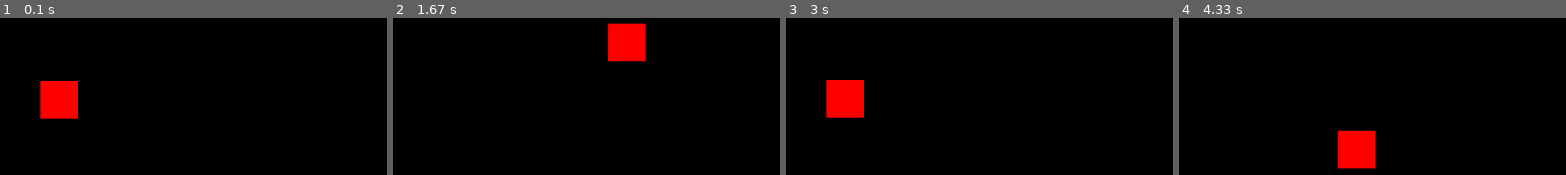
Above: before the commit, frames 1-4 (left to right).
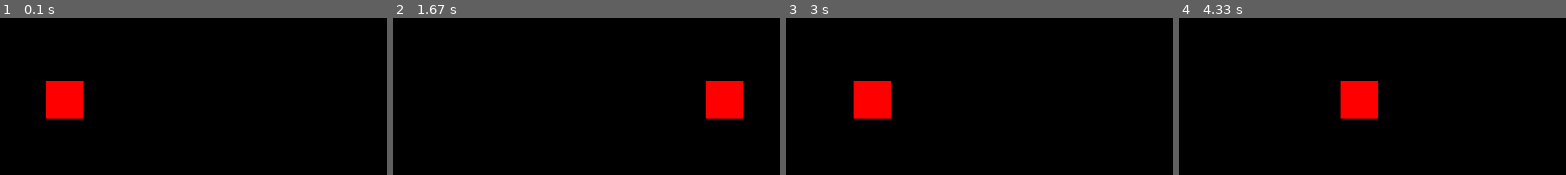
Above: after the commit, the same moments.

Repository: Equipe-Rocket-ES2024/PSA
Game: pygame game, started from main.py
Two runs of this game, one before a commit and one after it. Both use one fixed random seed, a clock stepped at 60 frames per second and the inputs below.
Inputs:
- Up to frame 1 (0.1 s): no input
- Up to frame 2 (1.67 s): hold Right 0.33-0.8 s; hold Up 0.83-1.13 s; hold Right 1.17-1.63 s
- Up to frame 3 (3 s): hold Left 1.67-2.2 s; hold Down 2.23-2.53 s; hold Left 2.57-2.97 s
- Up to frame 4 (4.33 s): hold Right 3.4-4.03 s; hold Down from 4.07 s (still down)

The runs differ from the first frame. In frame 1, 0.7% of the frame differs, in the area x 10-22%, y 40-65%; in frame 2, 4.7%, in the area x 55-91%, y 3-65%; in frame 3, 3.4%; in frame 4, 4.7%.

Commit message:
Fisica de movimentação.

Diff:
--- a/src/entities/spaceship/spaceship.py
+++ b/src/entities/spaceship/spaceship.py
@@ -8,20 +8,25 @@
 class Spaceship(Object):
 
     def __init__(self, screen: Surface, position: Vector) -> None:
+        super().__init__()
         self.pygame_engine = PygameEngine()
         self._screen: Surface = screen
         self._position = self.pygame_engine.default_position(18, 35)
         self._size = 2
-        self._speed = 10
         self.pixel_to_meters = 20
-        self._sprite = ""
+        self.spaceship_speed_default = 10
 
-    def move_spaceship(self, delta_time: int) -> None:
+    def move_spaceship(self) -> None:
         keys = self.pygame_engine.get_key_pressed()
-        self._position.x += (
-            keys[Keys.K_RIGHT.value] - keys[Keys.K_LEFT.value]) * self._speed * (delta_time / 1000)
-        self._position.y += (
-            keys[Keys.K_DOWN.value] - keys[Keys.K_UP.value]) * self._speed * (delta_time / 1000)
+        if keys[Keys.K_RIGHT.value]:
+            self._speed.x = self.spaceship_speed_default
+        elif keys[Keys.K_LEFT.value]:
+            self._speed.x = -self.spaceship_speed_default
+
+        if keys[Keys.K_DOWN.value]:
+            self._speed.y = self.spaceship_speed_default
+        elif keys[Keys.K_UP.value]:
+            self._speed.y = -self.spaceship_speed_default
 
     def draw_spaceship(self) -> None:
         self.pygame_engine.draw_rect(self._screen, (255, 0, 0), self._position, self._size, self.pixel_to_meters)
--- a/src/game/game.py
+++ b/src/game/game.py
@@ -41,9 +41,11 @@
             if self.running == False:
                 break
 
-            self.delta_time = self.clock.tick(60)
+            self.delta_time = (self.clock.tick(60) / 1000)
 
-            self.spaceship.move_spaceship(self.delta_time)
+            self.physics_proccess(self.delta_time)
+
+            self.spaceship.move_spaceship()
 
             self.screen.fill(self.game_config_constants.GAME_BACKGROUND_COLOR)
 
@@ -53,5 +55,9 @@
 
         self.pygame_engine.display_init()
 
-    def add_objects(self, object: Object):
+    def add_objects(self, object: Object) -> None:
         self.objects.append(object)
+
+    def physics_proccess(self, delta_time: float) -> None:
+        for object in self.objects:
+            object.physics_proccess(delta_time)
--- a/src/library/object/object.py
+++ b/src/library/object/object.py
@@ -4,7 +4,11 @@
 
     def __init__(self):
         self._sprite: str = None
-        self._position: Vector = None
-        self._speed: Vector = None
         self._size = 0
+        self._speed = Vector(4, 5)
+        self._position = Vector(4, 5)
         self.pixel_to_meters = 0
+
+    def physics_proccess(self, delta_time: float) -> None:
+        self._position.x += self._speed.x * delta_time
+        # self._position.y += self._speed.y * delta_time
